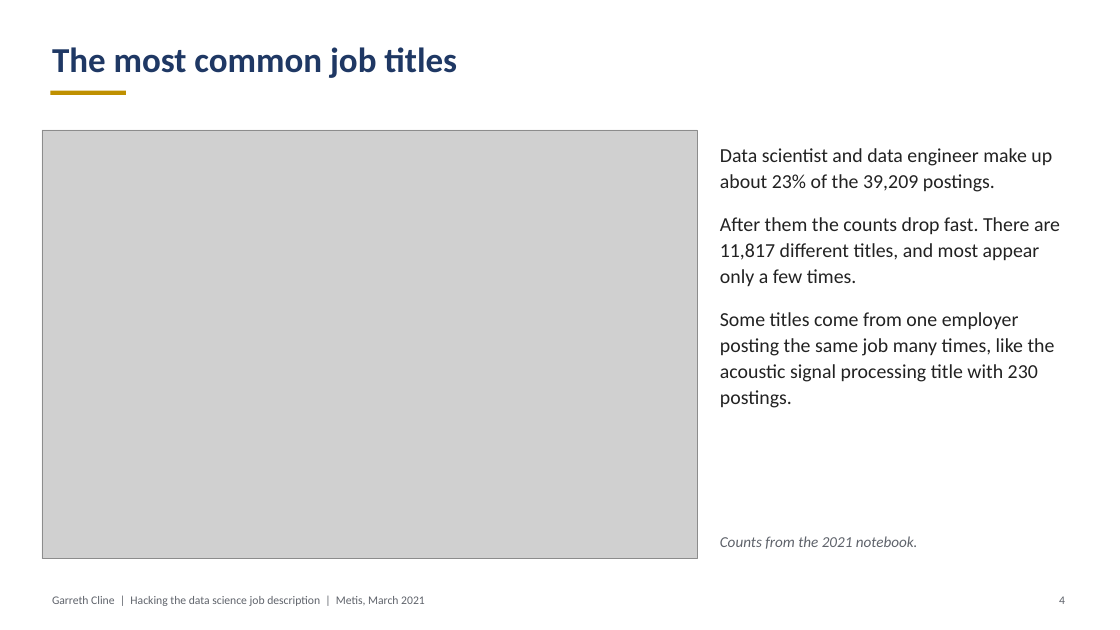
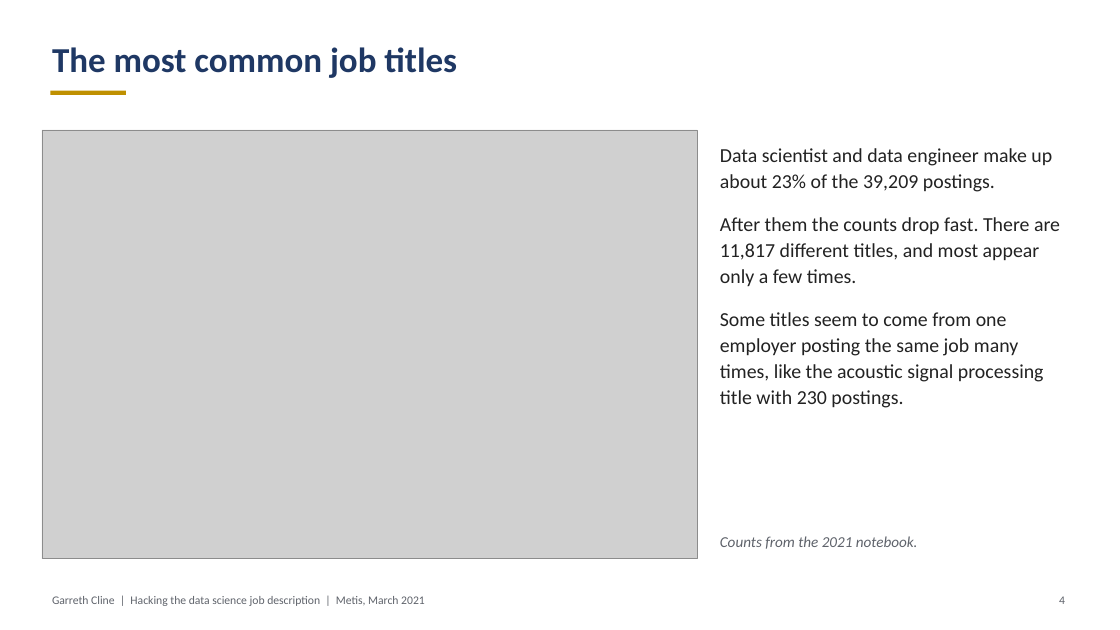
Before and after one commit to garrethcline/Hacking-the-Data-Science-Job-Description, a slide deck: slide 4 of Project 5 Presentation.pptx. Drawn at 1120x630 pixels with LibreOffice and Linux fonts; fonts in the diff are those of the drawing; grey boxes stand for pictures. Boxes give left, top, right and bottom in pixels: in the first picture for what was removed or moved away, otherwise in the second. Text is boxed around its words. In the diff, an @@ line names an element or a change of style, - is before the commit and + after.

```diff
--- a/Project 5 Presentation.pptx
+++ b/Project 5 Presentation.pptx
@@ text at bbox=[720, 312, 1044, 408]: text changed @@
-Some titles come from one employer posting the same job many times, like the acoustic signal processing title with 230 postings.
+Some titles seem to come from one employer posting the same job many times, like the acoustic signal processing title with 230 postings.
```
Also in this commit, not shown: 5 other slides changed, 2 other files.
